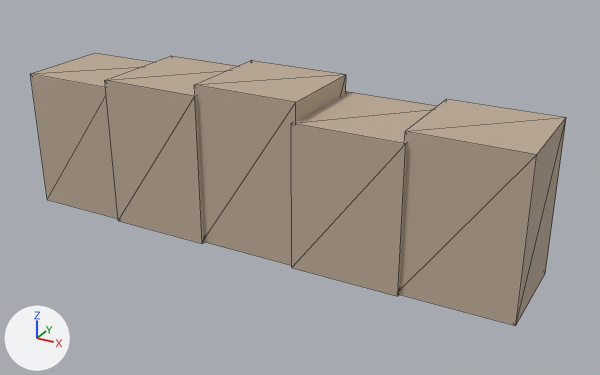
The glTF model public/models/props/hedge_run.lod1.glb, before and after one commit.
Rendered twice from a 50 mm camera at (2.98, -4.99, 2.94) aimed at (0.22, 0.02, 0.43). Lighting does not change. The marker at lower left points along +X, +Y and +Z. The older version comes first. Mesh edges are drawn as thin lines. Vertices at exactly the same position are counted once.

The scene before the commit, as lines of its bpy script (objects in view):
```python
me_props_hedge_run = bpy.data.meshes.new('props_hedge_run')
me_props_hedge_run.from_pydata(...)  # a box spanning x -1.0..-0.59, y -0.19..0.19, z -0.31..0.24; a box spanning x -0.6..-0.19, y -0.2..0.2, z -0.31..0.27; a box spanning x -0.2..0.2, y -0.19..0.19, z -0.31..0.31; a box spanning x 0.19..0.6, y -0.2..0.2, z -0.31..0.24; a box spanning x 0.59..1.0, y -0.19..0.19, z -0.31..0.27
me_props_hedge_run.materials.append(mat_timber_bare)  # beige #bcaa95
ob_props_hedge_run = bpy.data.objects.new('props_hedge_run', me_props_hedge_run)
ob_props_hedge_run.location = (0.0, 0.0, 0.62)
ob_props_hedge_run.scale = (2.01, 2.01, 2.01)
```
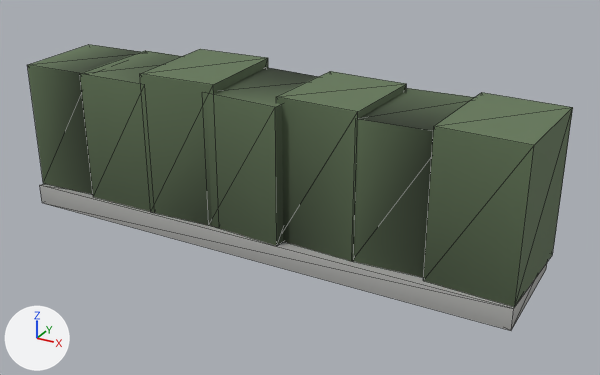
Location of each change, (x1, y1, x2, y2) in pixels of the pictures (600 x 375 px; the box of a moved part takes in the faces that stretch with it):
'props_hedge_run', reshaped, moved, rescaled, recoloured
    before: (30, 53, 566, 326)
    after: (27, 45, 573, 331)
part 1 of me_props_hedge_run, added
    after: (40, 184, 547, 331)
part 2 of me_props_hedge_run, moved or reshaped
    before: (105, 56, 237, 244)
    after: (27, 45, 140, 195)
part 3 of me_props_hedge_run, added (green)
    after: (80, 51, 182, 212)
part 4 of me_props_hedge_run, moved or reshaped
    before: (194, 60, 346, 265)
    after: (140, 49, 268, 226)
part 5 of me_props_hedge_run, moved or reshaped
    before: (291, 91, 437, 296)
    after: (276, 71, 407, 262)
part 6 of me_props_hedge_run, moved or reshaped
    before: (399, 99, 566, 326)
    after: (354, 88, 474, 277)
part 7 of me_props_hedge_run, added (green)
    after: (423, 93, 573, 307)
part 8 of me_props_hedge_run, deleted (beige)
    before: (30, 53, 152, 219)
part 9 of me_props_hedge_run, added (green)
    after: (206, 67, 318, 246)

Patch to the scene script:
```diff
--- a/public/models/props/hedge_run.lod1.glb.py
+++ b/public/models/props/hedge_run.lod1.glb.py
@@ mat_foliage @@
+mat_foliage = bpy.data.materials.new('foliage')
+# nodes: BsdfPrincipled, Mix, OutputMaterial, VertexColor
+# colours: dark green #657959, mixed with the vertex colours
@@ mat_kerb_stone @@
+mat_kerb_stone = bpy.data.materials.new('kerb_stone')
+# nodes: BsdfPrincipled, Mix, OutputMaterial, VertexColor
+# colours: light grey #cbcbc8, mixed with the vertex colours
@@ me_props_hedge_run @@
 # used by ob_props_hedge_run; location = (0.0, 0.0, 0.62); scale = (2.01, 2.01, 2.01)
-me_props_hedge_run.from_pydata(...)  # 40 vertices, 60 faces; spans x -1.0..1.0, y -0.2..0.2, z -0.31..0.31
-me_props_hedge_run.materials.append(mat_timber_bare)  # beige #bcaa95
+me_props_hedge_run.from_pydata(...)  # 64 vertices, 96 faces; spans x -1.0..1.0, y -0.22..0.22, z -0.31..0.31
+# me_props_hedge_run part 1: a new loose piece, a box spanning x -0.983..0.98, y -0.221..0.221, z -0.311..-0.232, in mat_kerb_stone
+# me_props_hedge_run part 2: the loose piece of 8 vertices spanning x -0.6..-0.19, y -0.2..0.2, z -0.31..0.27 is scaled about its middle by (0.745, 0.893, 0.86), then moved by (-0.44, -0.01, 0.04), in mat_foliage
+# me_props_hedge_run part 3: a new loose piece, a box spanning x -0.71..-0.41, y -0.2..0.19, z -0.23..0.27, in mat_foliage
+# me_props_hedge_run part 4: the loose piece of 8 vertices spanning x -0.2..0.2, y -0.19..0.19, z -0.31..0.31 is scaled about its middle by (0.745, 1.05, 0.881), then moved by (-0.28, 0.0, 0.04), in mat_foliage
+# me_props_hedge_run part 5: the loose piece of 8 vertices spanning x 0.19..0.6, y -0.2..0.2, z -0.31..0.24 is scaled about its middle by (0.744, 0.88, 0.973), then moved by (-0.12, 0.0, 0.07), in mat_foliage
+# me_props_hedge_run part 6: the loose piece of 8 vertices spanning x 0.59..1.0, y -0.19..0.19, z -0.31..0.27 is scaled about its middle by (0.745, 1.02, 0.873), then moved by (-0.24, 0.01, 0.04), in mat_foliage
+# me_props_hedge_run part 7: the loose piece of 8 vertices spanning x 0.19..0.6, y -0.2..0.2, z -0.31..0.24 is copied, and the copy is scaled about its middle by (0.744, 0.98, 0.969), then moved by (0.44, 0.0, 0.07), in mat_foliage; it spans x 0.67..1.0, y -0.21..0.21, z -0.23..0.3
+# me_props_hedge_run part 8: the loose piece of 8 vertices spanning x -1.0..-0.59, y -0.19..0.19, z -0.31..0.24 is deleted
+# me_props_hedge_run part 9
+# 8 vertices are added at x -0.17..0.16, y -0.21..0.19, z -0.23..0.28
+# 12 new faces join them, mat_foliage
+me_props_hedge_run.materials.append(mat_kerb_stone)
+me_props_hedge_run.materials.append(mat_foliage)
@@ ob_props_hedge_run @@
 ob_props_hedge_run = bpy.data.objects.new('props_hedge_run', me_props_hedge_run)
-ob_props_hedge_run.location = (0.0, 0.0, 0.62)
-ob_props_hedge_run.scale = (2.01, 2.01, 2.01)
+ob_props_hedge_run.location = (0.003, 0.0, 0.634)
+ob_props_hedge_run.scale = (2.04, 2.04, 2.04)
```
